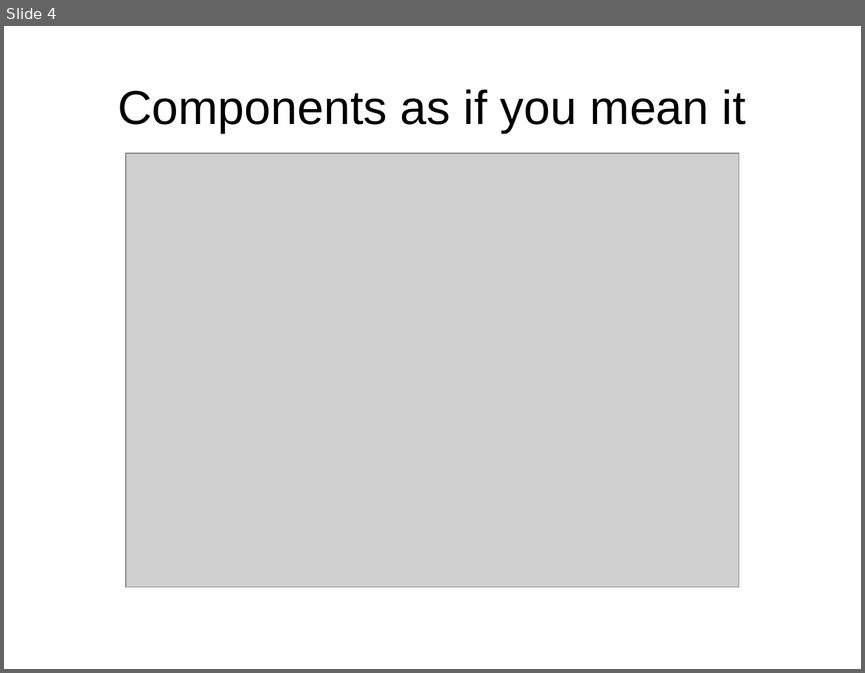
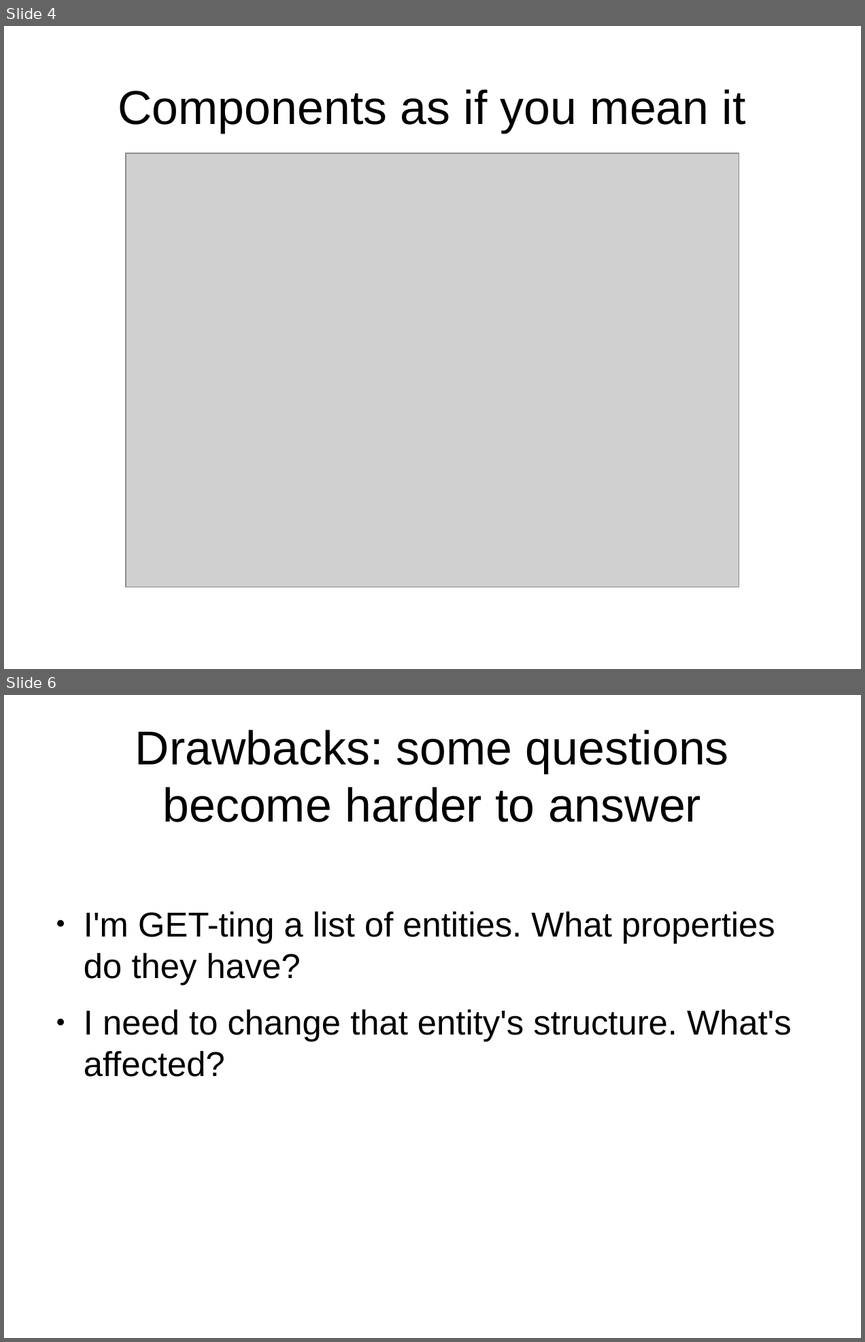
Before and after one commit to ikr/json-schema-for-http-apis, a slide deck: slides.odp. Shown one above the other, each under a label of ours: slide 4 before the commit, slides 4 and 6 after it; the slides between them are not shown. The pictures are 865x673 and 865x1342 pixels, drawn with LibreOffice and Linux fonts; fonts in the diff are those of the drawing; grey boxes stand for pictures. Boxes give left, top, right and bottom in pixels: in the first picture for what was removed or moved away, otherwise in the second. Text is boxed around its words. In the diff, an @@ line names an element or a change of style, - is before the commit and + after.

```diff
--- a/slides.odp
+++ b/slides.odp
@@ slide 6 added at [4,695,861,1338], background #FFFFFF @@
@@ title added at [135,730,729,822], 44 pt, text #000000 @@
+Drawbacks: some questions become harder to answer
@@ text added at [84,911,791,1076], 32 pt, text #000000 @@
+● I'm GET-ting a list of entities. What properties do they have?
+● I need to change that entity's structure. What's affected?
```
Also in this commit, not shown: 6 other slides added, 1 other file.
